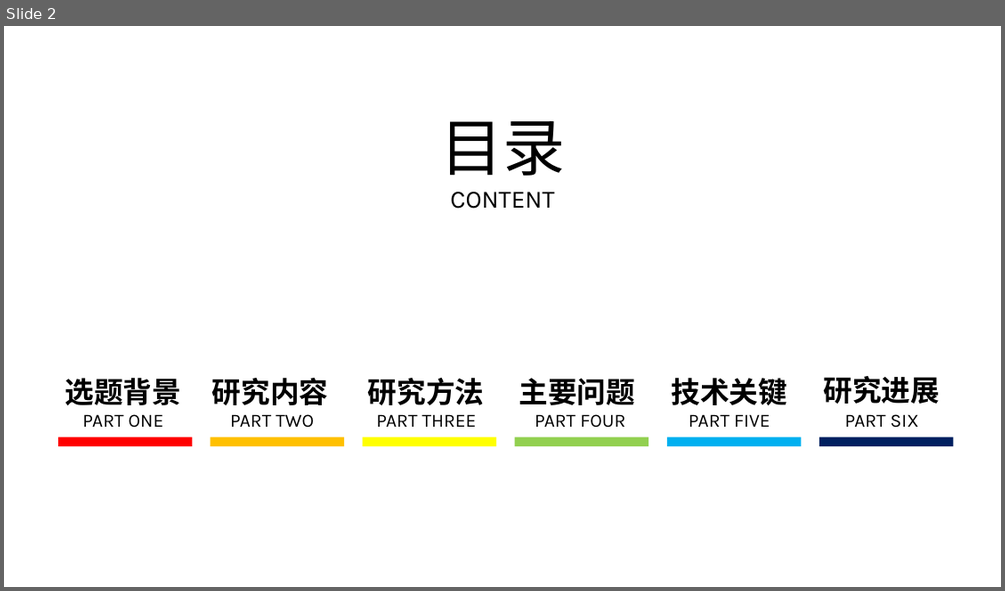
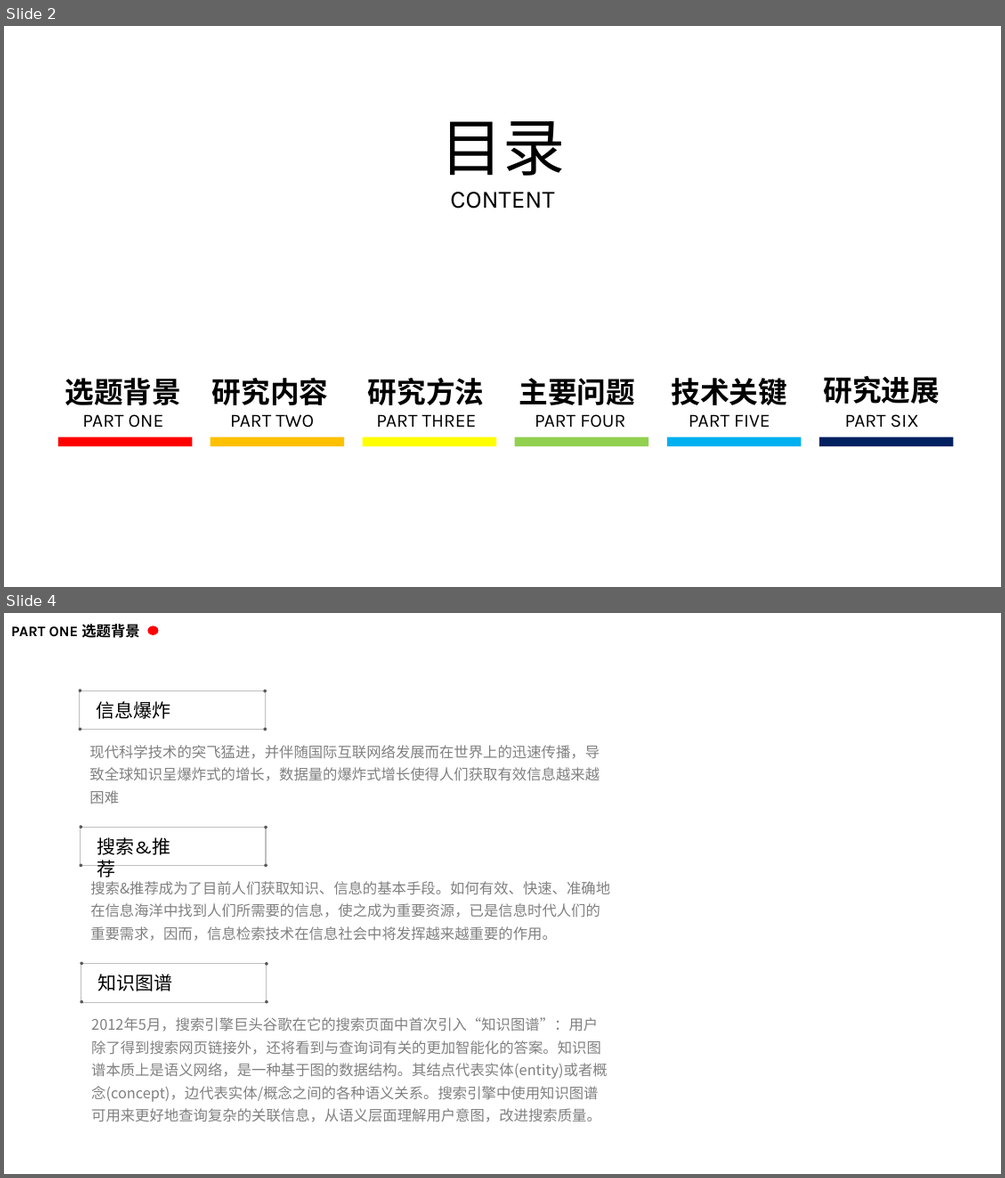
Before and after one commit to sunfiyes/File, a slide deck: 开题/开题答辩.pptx. Shown one above the other, each under a label of ours: slide 2 before the commit, slides 2 and 4 after it; the slides between them are not shown. The pictures are 1005x591 and 1005x1178 pixels, drawn with LibreOffice and Linux fonts; fonts in the diff are those of the drawing; background and template pictures are left out. Boxes give left, top, right and bottom in pixels: in the first picture for what was removed or moved away, otherwise in the second. Text is boxed around its words. In the diff, an @@ line names an element or a change of style, - is before the commit and + after.

```diff
--- a/开题/开题答辩.pptx
+++ b/开题/开题答辩.pptx
@@ slide 4 added at [4,613,1001,1174], background #FFFFFF @@
@@ text added at [11,624,139,638], 14 pt, text #000000, bold @@
+PART ONE 选题背景
@@ ellipse added at [147,625,158,634], fill #FF0000 @@
@@ group added at [79,690,267,730]: 4 ellipses, 1 rectangle @@
@@ text added at [97,701,171,719], 18 pt, text #000000 @@
+信息爆炸
@@ text added at [89,745,599,804], 14 pt, text #808080 @@
+现代科学技术的突飞猛进，并伴随国际互联网络发展而在世界上的迅速传播，导致全球知识呈爆炸式的增长，数据量的爆炸式增长使得人们获取有效信息越来越困难
@@ group added at [80,826,267,867]: 4 ellipses, 1 rectangle @@
@@ text added at [97,837,170,877], 18 pt, text #000000 @@
+搜索&推荐
@@ text added at [90,881,610,941], 14 pt, text #808080 @@
+搜索&推荐成为了目前人们获取知识、信息的基本手段。如何有效、快速、准确地在信息海洋中找到人们所需要的信息，使之成为重要资源，已是信息时代人们的重要需求，因而，信息检索技术在信息社会中将发挥越来越重要的作用。
@@ text added at [98,973,173,991], 18 pt, text #000000 @@
+知识图谱
@@ group added at [81,962,268,1004]: 4 ellipses, 1 rectangle @@
@@ text added at [91,1017,607,1122], 14 pt, text #808080 @@
+2012年5月，搜索引擎巨头谷歌在它的搜索页面中首次引入“知识图谱”：用户除了得到搜索网页链接外，还将看到与查询词有关的更加智能化的答案。知识图谱本质上是语义网络，是一种基于图的数据结构。其结点代表实体(entity)或者概念(concept)，边代表实体/概念之间的各种语义关系。搜索引擎中使用知识图谱可用来更好地查询复杂的关联信息，从语义层面理解用户意图，改进搜索质量。
```
Also in this commit, not shown: 4 slides changed, 1 other slide added, 2 slides removed.
